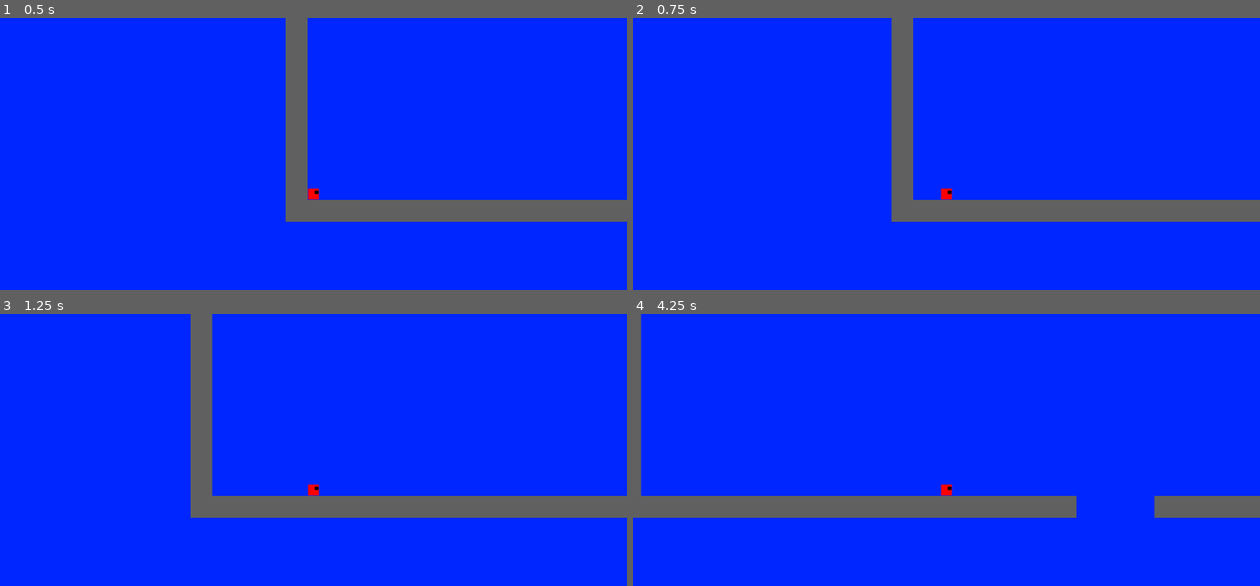
Above: before the commit, frames 1-4 (two rows, left to right).
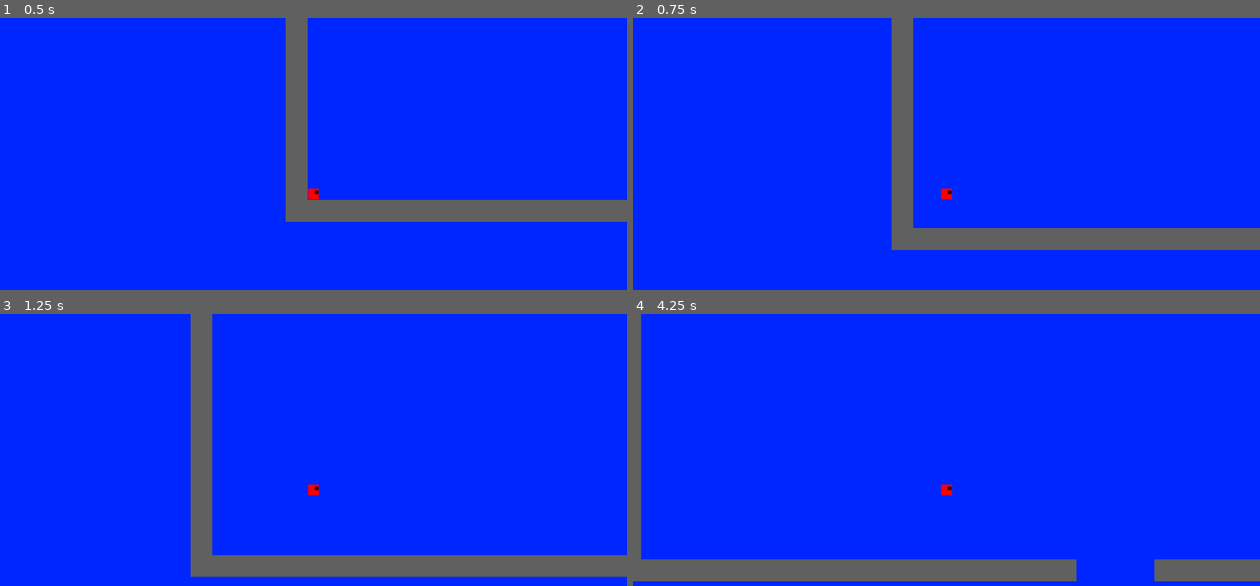
Above: after the commit, the same moments.

Repository: aduImperfect/SquarePlatformer
Game: Godot game, scene res://TSCN/main.tscn
Same seed, same stepped clock (60 frames per second), same inputs: the game is played once before the commit and once after it.
Inputs:
- Up to frame 1 (0.5 s): no input
- Up to frame 2 (0.75 s): tap Enter at 0.5 s; hold Right from 0.53 s (still down); tap Space at 0.6 s
- Up to frame 3 (1.25 s): keep holding Right; tap Space at 0.77, 1.07 s
- Up to frame 4 (4.25 s): tap Space at 1.35, 1.52, 1.82, 2.1, 2.85, 3.02, 3.32, 3.6, 3.77, 4.07 s; release Right at 2.03 s; hold Left 2.03-2.78 s; hold Right from 2.78 s (still down)

Frame 1 is identical in both runs. In frame 2, 9.3% of the frame differs, in the area x 41-100%, y 66-86%; in frame 3, 12%; in frame 4, 14%, in the area x 0-100%, y 66-99%.

Commit message:
Add Space Key For Jump

Diff:
--- a/square-platformer/TSCN/player_input_mgr.gd
+++ b/square-platformer/TSCN/player_input_mgr.gd
@@ -95,6 +95,12 @@
 		else:
 			is_jumping = false
 
+	if _event is InputEventKey and _event.keycode == KEY_SPACE:
+		if _event.is_pressed():
+			is_jumping = true
+		else:
+			is_jumping = false
+
 func _player_death() -> void:
 	if position.y > 150.0:
 		position = playerStartPos
